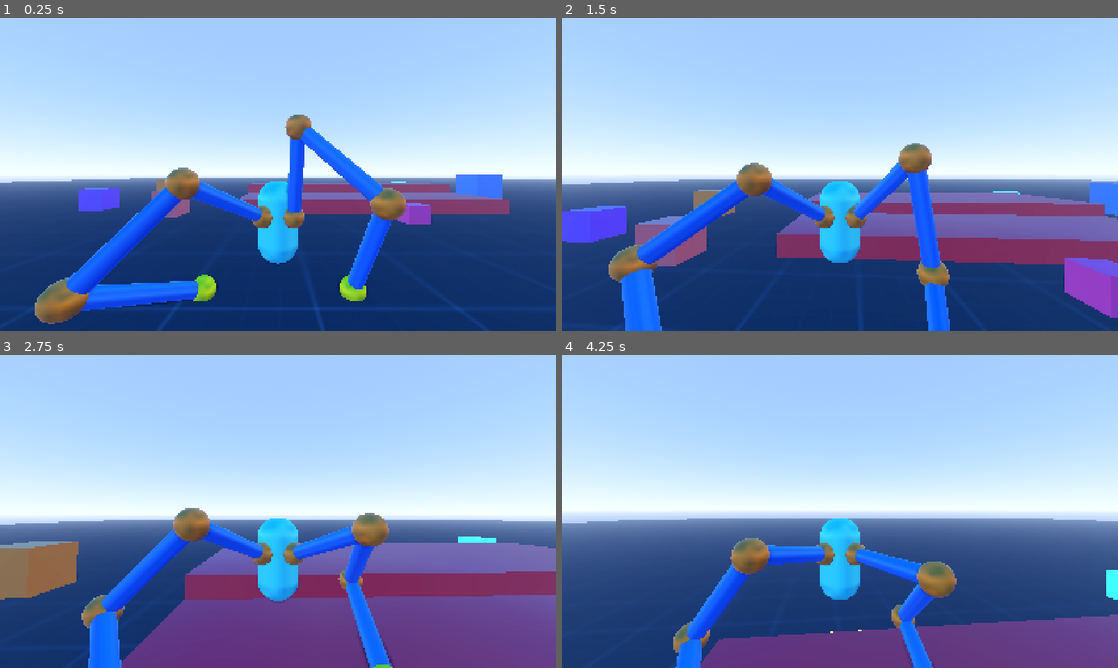
Above: before the commit, frames 1-4 (two rows, left to right).
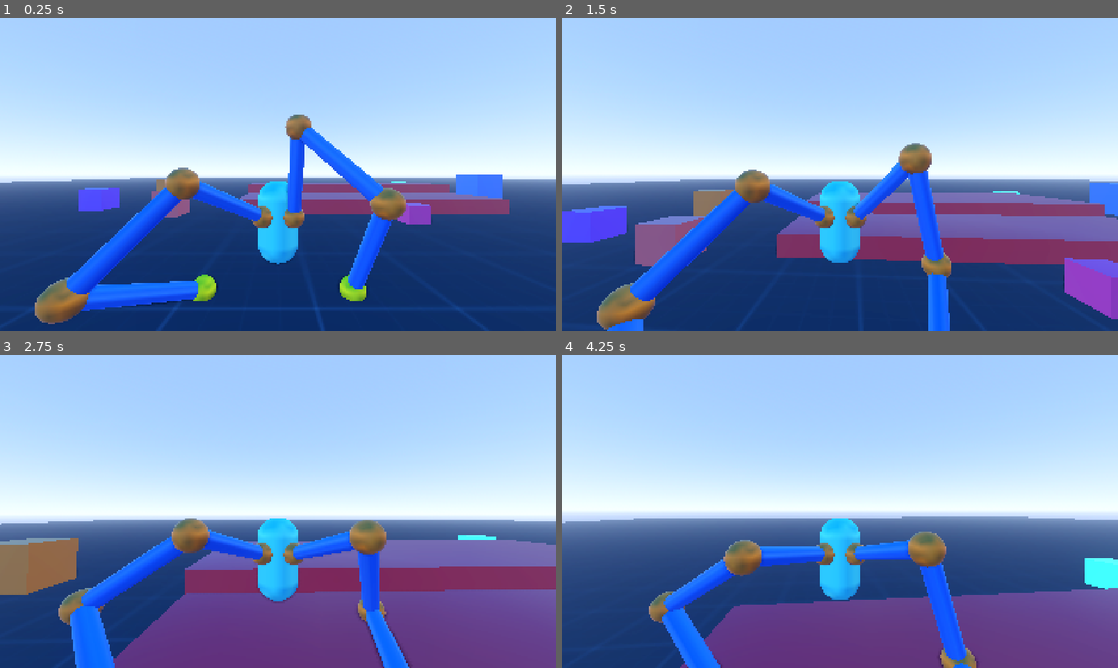
Above: after the commit, the same moments.

Repository: lliamsymonds04/doc-oc
Game: Godot game, scene res://main.tscn
The game is run twice, just before and just after one commit, with the same random seed, the same clock (stepped at 60 frames per second) and the same inputs.
Inputs (mouse positions are in pixels of both pictures, inside the frame that each line leads up to):
- Up to frame 1 (0.25 s): no input
- Up to frame 2 (1.5 s): move the mouse to (867, 174) at 0.52 s; hold W (forward) from 0.53 s (still down); tap Space (jump) at 0.77 s; move the mouse to (812, 174) at 1.27 s
- Up to frame 3 (2.75 s): keep holding W (forward); tap Space (jump) at 1.52 s; move the mouse to (289, 505) at 2.02 s
- Up to frame 4 (4.25 s): keep holding W (forward); move the mouse to (834, 517) at 2.77 s; tap Space (jump) at 3.02, 3.77 s; move the mouse to (878, 514) at 3.52 s

The runs differ from the first frame. In frame 1, less than 0.1% of the frame differs, in the area x 13-15%, y 87-89%; in frame 2, 6.4%; in frame 3, 9.9%; in frame 4, 14%, in the area x 0-100%, y 51-100%.

Commit message:
fix: bug in ik logic and step

Diff:
--- a/systems/inverse_kinematics/basic_arm.gd
+++ b/systems/inverse_kinematics/basic_arm.gd
@@ -10,7 +10,7 @@
 @export var limb_length: float = 2.0
 @export var limb_radius: float = 0.15
 @export var joint_radius: float = 0.25
-@export var step_duration: float = 0.8
+@export var step_duration: float = 0.25
 @export var lift_height: float = 0.8
 
 const GROUNDED_DISTANCE_CHECK: float = 0.2
@@ -59,7 +59,7 @@
 	step_progress = 0.0
 
 func advance_step(dt: float) -> void:
-	step_progress = minf((step_progress + dt)/step_duration, 1.0)
+	step_progress = minf(step_progress + dt/step_duration, 1.0)
 	var base := step_start.lerp(step_end, step_progress)
 	var height := lift_height * sin(step_progress * PI)
 	var step_pos = base + Vector3.UP * height
--- a/systems/inverse_kinematics/fabrik_solver.gd
+++ b/systems/inverse_kinematics/fabrik_solver.gd
@@ -21,7 +21,6 @@
 	if axis.length_squared() < 0.0001:
 		return
 	axis = axis.normalized()
-
 	var bend_point := joints[int((joints.size() - 1) * 0.5)]
 	var bend_vec := bend_point - root
 	bend_vec -= axis * bend_vec.dot(axis)
@@ -61,6 +60,7 @@
 
 	for _iter in range(max_iterations):
 		if joints[joints.size() - 1].distance_to(target) < tolerance:
+			apply_pole(target, root, pole)
 			return joints
 
 		joints[joints.size() - 1] = target
